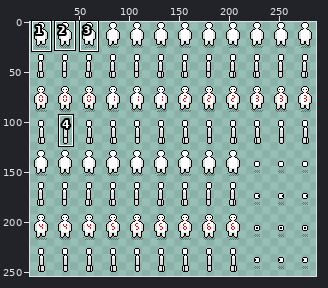
A sprite sheet gets an edit: src/main/resources/assets/R2K/char.png. The first picture is a wide view before the edit; the outline marks the close-up.
Close-up. Before:
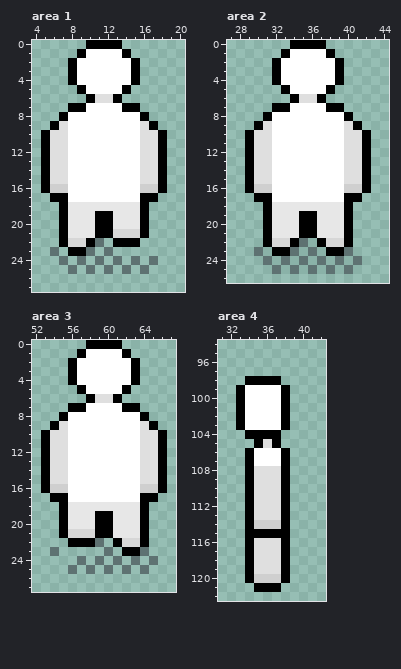
The file is 288x256 pixels. Shown: area 1: x 4..20, y 0..27; area 2: x 27..44, y 0..26; area 3: x 52..67, y 0..27; area 4: x 31..42, y 94..122. The wide view leaves out empty margins. The commit also changed other parts of the picture, which this record leaves out.
The result:
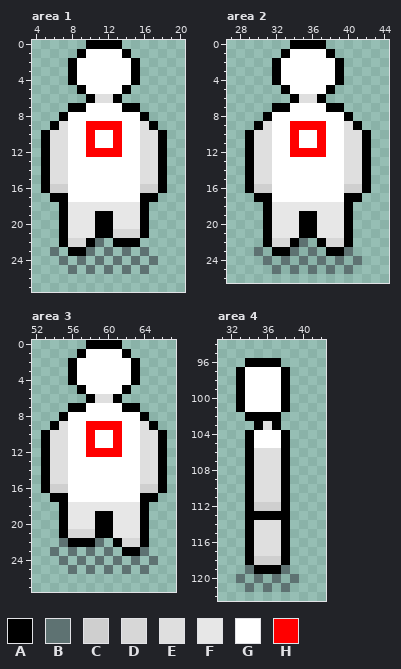
Palette (. is transparent): A #000000  B #5e7272  C #cfcfcf  D #d7d7d7  E #dfdfdf  F #e7e7e7  G #ffffff  H #ff0000
What changed:
Area 1:
y 9: x 10..13 GGGG -> HHHH
y 10..11: x 10 G -> H; x 13 G -> H
y 12: x 10..13 GGGG -> HHHH
y 23: x 14 . -> B; x 16 . -> B
Area 2:
y 9: x 34..37 GGGG -> HHHH
y 10..11: x 34 G -> H; x 37 G -> H
y 12: x 34..37 GGGG -> HHHH
Area 3:
y 9: x 58..61 GGGG -> HHHH
y 10..11: x 58 G -> H; x 61 G -> H
y 12: x 58..61 GGGG -> HHHH
y 22: x 55 . -> B
y 23: x 56 . -> B; x 58 . -> B
y 24: x 55 . -> B
Area 4:
y 96: x 34..37 .... -> AAAA
y 97: x 33..38 ...... -> AGGGGA
y 98: x 33..38 .AAAA. -> AGGGGA
y 102: x 33..38 AGGGGA -> .AAAA.
y 103: x 33..38 AGGGGA -> ..AEA.
y 104: x 35..38 AAA. -> GGGA
y 105: x 34..38 .AEA. -> AGGGA
y 106..107: x 35..37 GGG -> EEE
y 112: x 35..37 EEE -> CCC
y 113: x 35..37 EEE -> AAA
y 114: x 35..37 CCC -> EEE
y 115: x 35..37 AAA -> EEE
y 118: x 35..37 EEE -> CCC
y 119: x 34..38 AEEEA -> BAAAB
y 120: x 33..39 .ACCCA. -> B.B.B.B
y 121: x 34..38 .AAA. -> B.B.B
Pixel boxes of the changes (left, top, right, bottom) in both close-ups:
changed: (86, 121, 122, 157)
added: (122, 247, 149, 256)
changed: (290, 121, 326, 157)
changed: (86, 421, 122, 457)
added: (59, 538, 95, 565)
changed: (236, 358, 290, 466)
changed: (236, 502, 299, 592)
